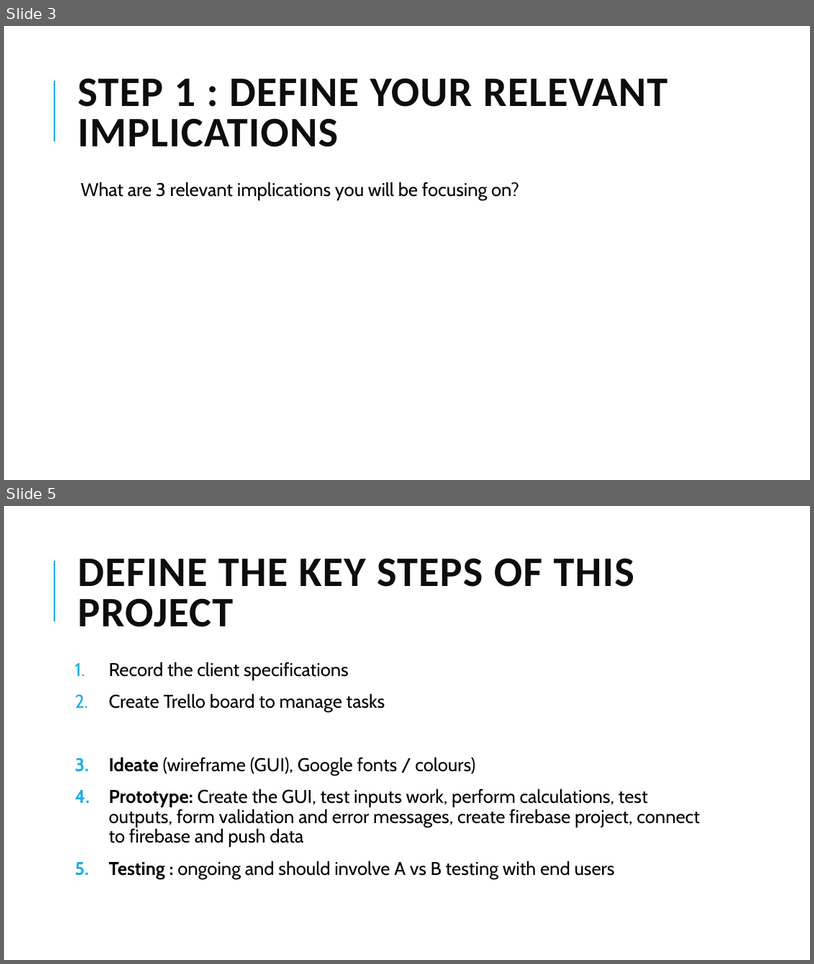
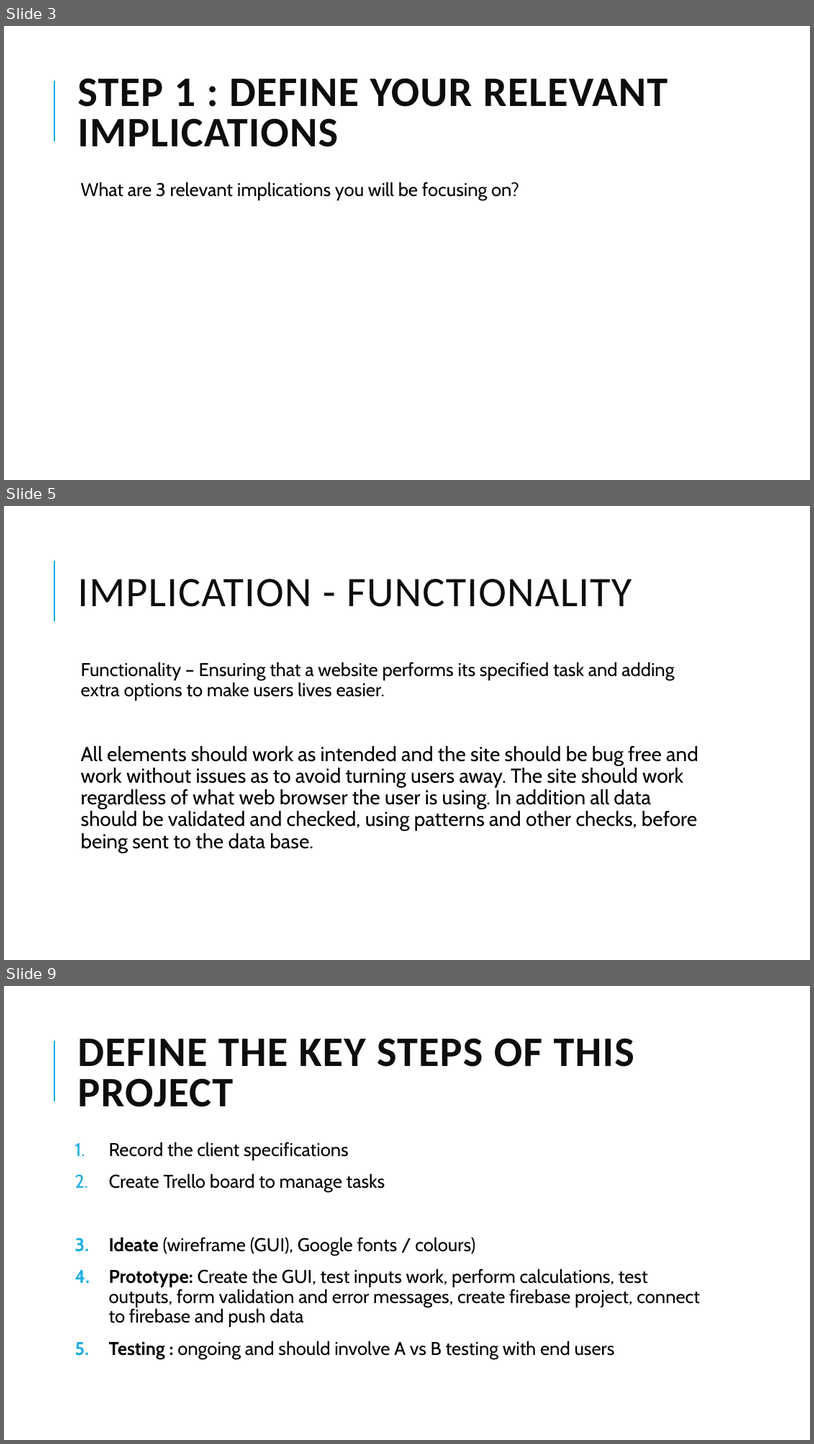
Before and after one commit to callumc20171/3.7-Assessment, a slide deck: 3.7 Assessment Resources 2020/3.7 3.8 portfolio.pptx. Shown one above the other, each under a label of ours: slides 3 and 5 before the commit, slides 3, 5 and 9 after it; the slides between them are not shown. The pictures are 814x964 and 814x1444 pixels, drawn with LibreOffice and Linux fonts; fonts in the diff are those of the drawing. Boxes give left, top, right and bottom in pixels: in the first picture for what was removed or moved away, otherwise in the second. Text is boxed around its words. In the diff, an @@ line names an element or a change of style, - is before the commit and + after.

```diff
--- a/3.7 Assessment Resources 2020/3.7 3.8 portfolio.pptx
+++ b/3.7 Assessment Resources 2020/3.7 3.8 portfolio.pptx
@@ slide 5 added at bbox=[4, 506, 810, 960], background #FFFFFF; not listed: 1 template element that a slide beside it also shows @@
@@ title added at bbox=[77, 579, 632, 607], 50 pt, text #0D0D0D @@
+IMPLICATION - FUNCTIONALITY
@@ text added at bbox=[81, 662, 699, 852], 24 pt, text #000000 @@
+  Functionality – Ensuring that a website performs its specified task and adding extra options to make users lives easier.
+  All elements should work as intended and the site should be bug free and work without issues as to avoid turning users away. The site should work regardless of what web browser the user is using. In addition all data should be validated and checked, using patterns and other checks, before being sent to the data base.
@@ what was slide 5 is now slide 9 @@
```
Also in this commit, not shown: 2 slides changed, 3 other slides added, 11 other files.
